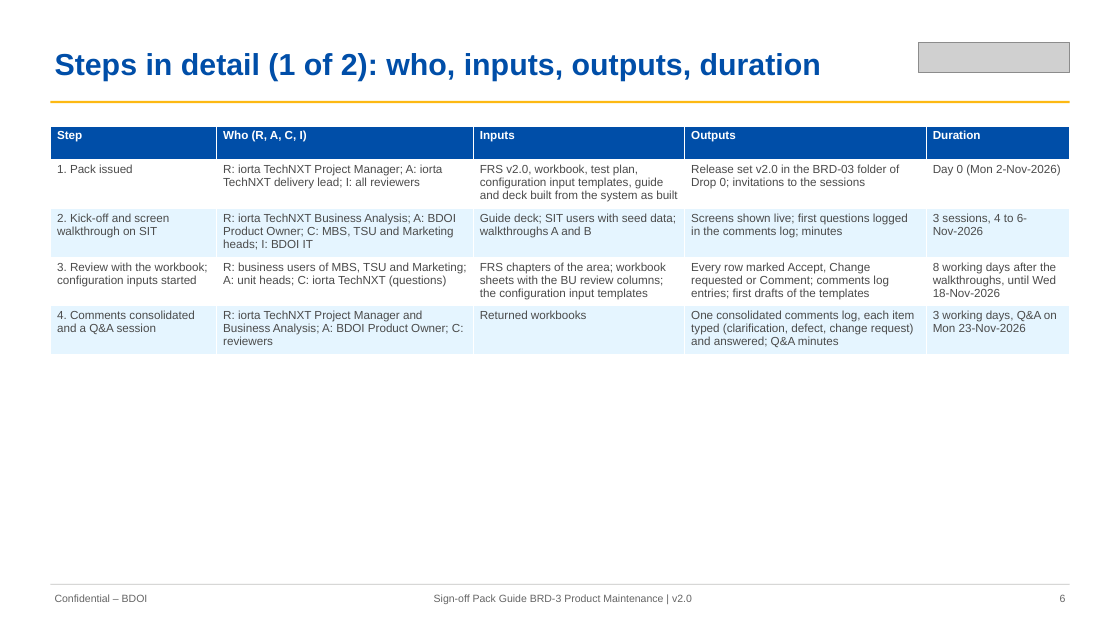
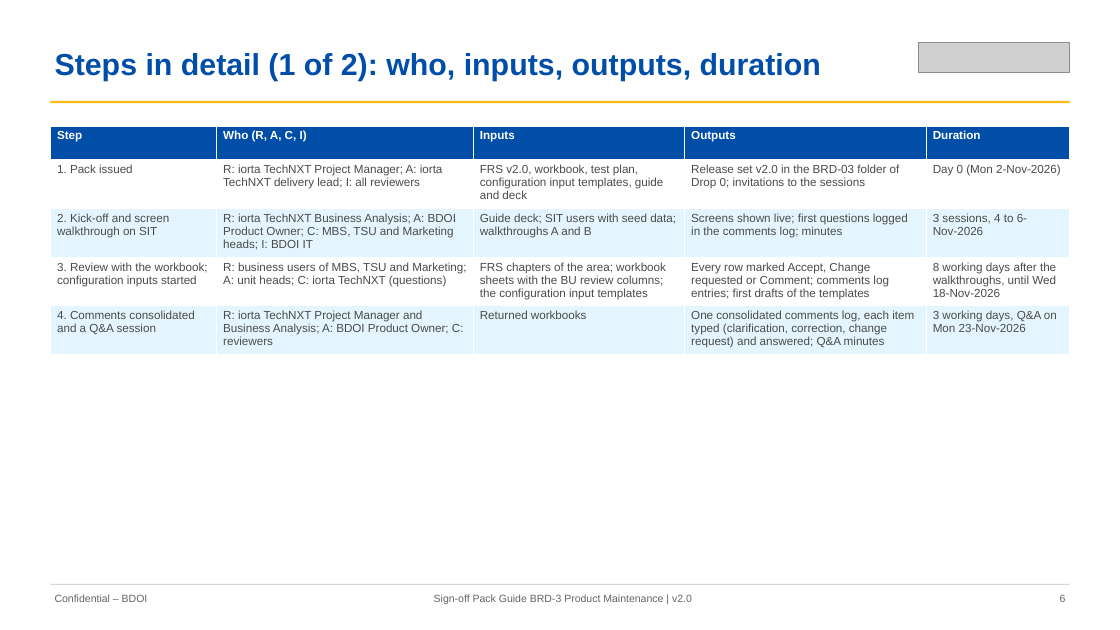
Before and after one commit to IortaTexhNXT-DEV/FinVerse, a slide deck: slide 6 of docs/deliverables/out/Drop-0_Setup_and_Data_Migration/BRD-03_Product_Maintenance/01_BIBS_GuideDeck_BRD-03_Product_Maintenance_v2.0.pptx. Drawn at 1120x630 pixels with LibreOffice and Linux fonts; fonts in the diff are those of the drawing; grey boxes stand for pictures. Boxes give left, top, right and bottom in pixels: in the first picture for what was removed or moved away, otherwise in the second. Text is boxed around its words. In the diff, an @@ line names an element or a change of style, - is before the commit and + after.

```diff
--- a/docs/deliverables/out/Drop-0_Setup_and_Data_Migration/BRD-03_Product_Maintenance/01_BIBS_GuideDeck_BRD-03_Product_Maintenance_v2.0.pptx
+++ b/docs/deliverables/out/Drop-0_Setup_and_Data_Migration/BRD-03_Product_Maintenance/01_BIBS_GuideDeck_BRD-03_Product_Maintenance_v2.0.pptx
@@ table at <box>50,126,1071,352</box> @@
-row 2, column 3: FRS v2.0, workbook, test plan, configuration input templates, guide and deck built from the system as built
+row 2, column 3: FRS v2.0, workbook, test plan, configuration input templates, guide and deck
-row 5, column 4: One consolidated comments log, each item typed (clarification, defect, change request) and answered; Q&A minutes
+row 5, column 4: One consolidated comments log, each item typed (clarification, correction, change request) and answered; Q&A minutes
```
Also in this commit, not shown: 10 other slides changed, 30 other files.
